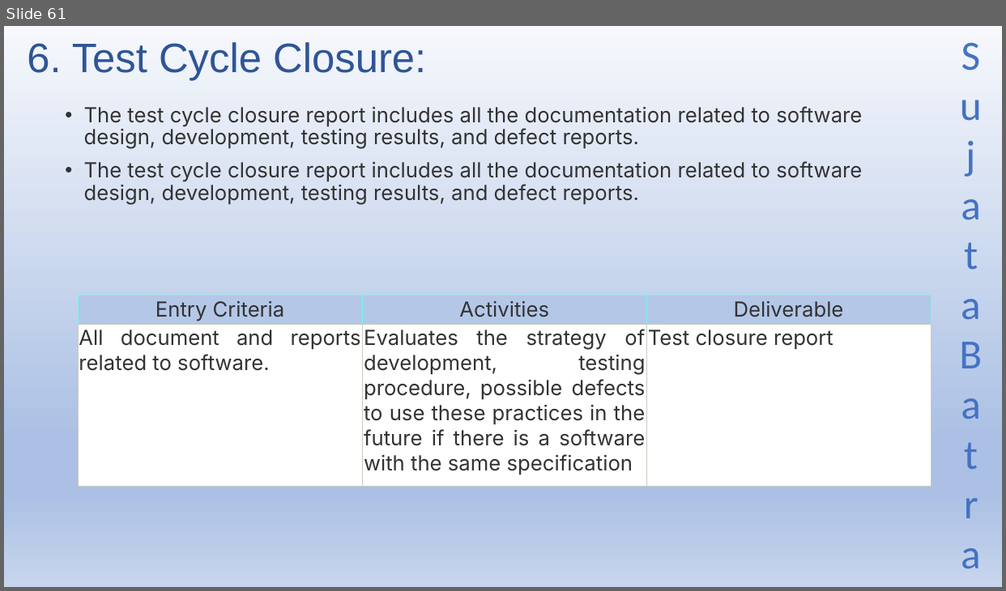
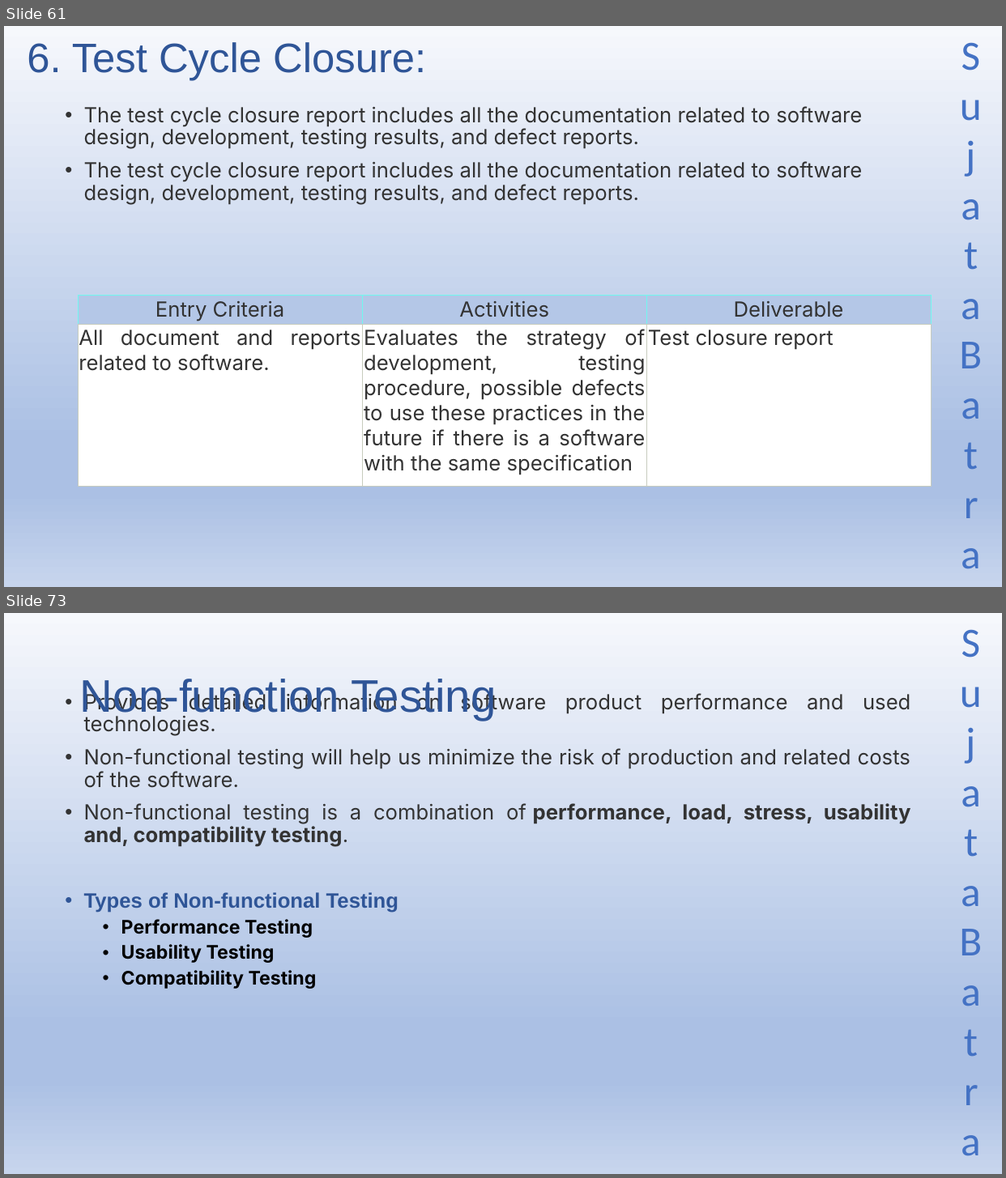
Before and after one commit to Sujatabatra/SapientNov2021QABatch, a slide deck: QA/QA Study Material.pptx. Shown one above the other, each under a label of ours: slide 61 before the commit, slides 61 and 73 after it; the slides between them are not shown. The pictures are 1006x591 and 1006x1178 pixels, drawn with LibreOffice and Linux fonts; fonts in the diff are those of the drawing. Boxes give left, top, right and bottom in pixels: in the first picture for what was removed or moved away, otherwise in the second. Text is boxed around its words. In the diff, an @@ line names an element or a change of style, - is before the commit and + after.

```diff
--- a/QA/QA Study Material.pptx
+++ b/QA/QA Study Material.pptx
@@ slide 73 added at (4, 613, 1002, 1174), background gradient #F6F8FC to #ABC0E4 to #C7D5ED; not listed: 1 template element that a slide beside it also shows @@
@@ title added at (80, 679, 496, 720), 44 pt, text #2F5597 @@
+Non-function Testing
@@ text added at (84, 692, 911, 989), 20 pt, text #333333 @@
+• Provides detailed information on software product performance and used technologies.
+• Non-functional testing will help us minimize the risk of production and related costs of the software.
+• Non-functional testing is a combination of performance, load, stress, usability and, compatibility testing.
+• Types of Non-functional Testing
+  • Performance Testing
+  • Usability Testing
+  • Compatibility Testing
```
Also in this commit, not shown: 14 other slides added.
